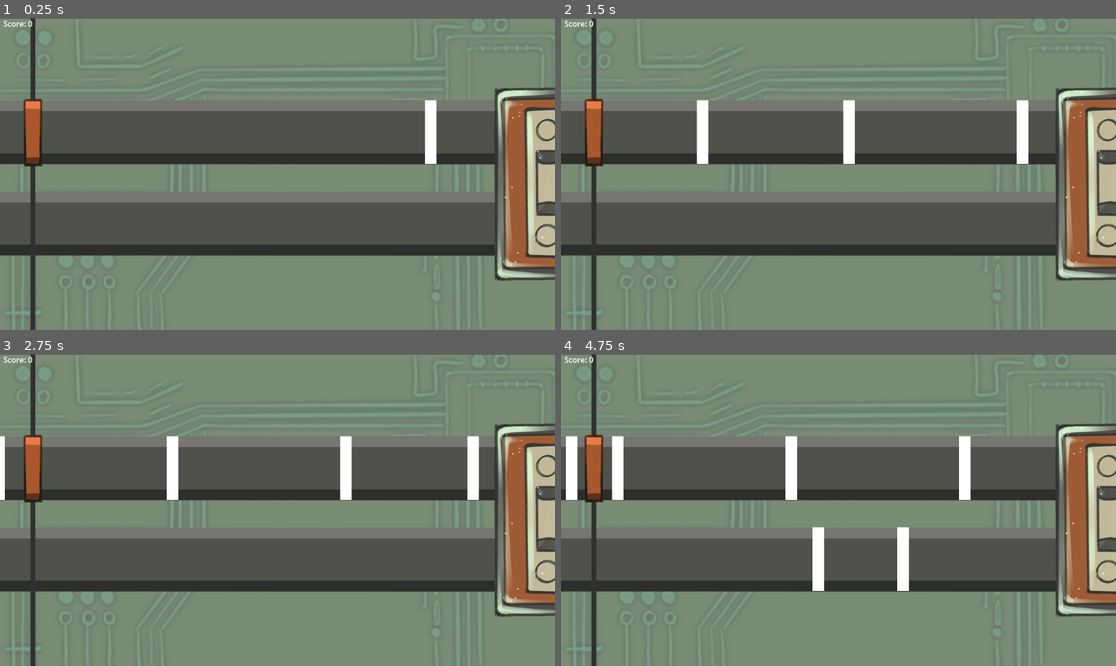
Above: before the commit, frames 1-4 (two rows, left to right).
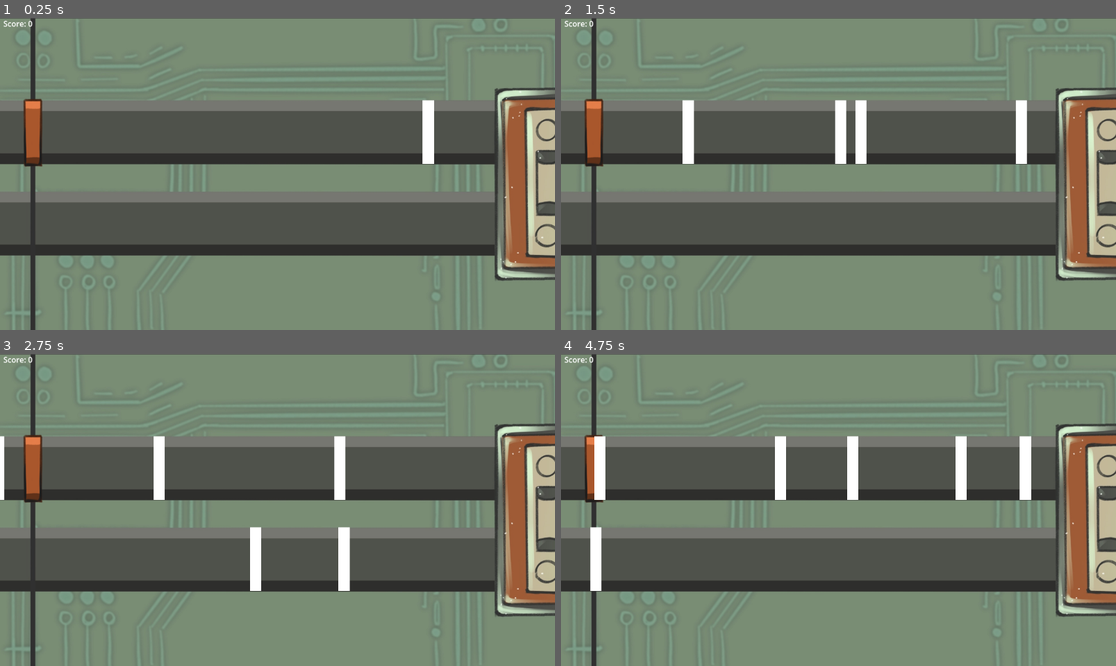
Above: after the commit, the same moments.

Repository: hernae6/Retrograde
Game: Godot game, scene res://scenes/RhythmLevel1.tscn
Two runs of this game, one before a commit and one after it. Both use one fixed random seed, a clock stepped at 60 frames per second and the inputs below.
Inputs:
- Up to frame 1 (0.25 s): no input
- Up to frame 2 (1.5 s): tap D (button_d) at 0.6, 1.35 s
- Up to frame 3 (2.75 s): tap D (button_d) at 2.1 s
- Up to frame 4 (4.75 s): tap D (button_d) at 2.85, 3.6, 4.35 s

The runs differ from the first frame. In frame 1, 0.2% of the frame differs, in the area x 76-79%, y 26-47%; in frame 2, 2.1%; in frame 3, 2.6%; in frame 4, 4.5%, in the area x 0-85%, y 26-76%.

Commit message:
Timing touchups, fixed desync as best as we could

Diff:
--- a/rhythm-game-project/objects/chartnote.gd
+++ b/rhythm-game-project/objects/chartnote.gd
@@ -1,6 +1,6 @@
 extends Sprite2D
 
-var note_speed = 8.0
+var note_speed = 500.0
 var init_x_pos = 438.0
 
 signal incr_score
@@ -18,7 +18,7 @@
 # Called every frame. 'delta' is the elapsed time since the previous frame.
 func _process(delta):
 #	# where Vector2 is basically a 2D point's coordinates
-	position += Vector2(-note_speed, 0)
+	position += Vector2(-note_speed * delta, 0)
 
 	if position.x < -700:
 		#print("FUUUUUUUUCKKKKKKKKKKKKKK")
@@ -28,7 +28,7 @@
 	#print(key_pressed + " got pressed!")
 
 	if bar_side == -1 && position.y < 1:
-		if position.x > -585.0 && position.x < -505.0:
+		if position.x > -585.0 && position.x < -480.0:
 			#print("Timestamp 2: " + str(Time.get_ticks_msec()))
 			print("achieved timing on side " + str(bar_side))
 			#incr_score.emit()
@@ -37,7 +37,7 @@
 			queue_free()
 
 	elif bar_side == 1 && position.y > 1:
-		if position.x > -585.0 && position.x < -505.0:
+		if position.x > -585.0 && position.x < -480.0:
 			print("achieved timing on side " + str(bar_side))
 			Signalbus.emit_signal("incr_score")
 			queue_free()
--- /dev/null
+++ b/rhythm-game-project/scenes/Game.gd
@@ -0,0 +1,11 @@
+extends Node
+
+
+# Called when the node enters the scene tree for the first time.
+func _ready():
+	pass # Replace with function body.
+
+
+# Called every frame. 'delta' is the elapsed time since the previous frame.
+func _process(delta):
+	pass
--- a/rhythm-game-project/scenes/RhythmLevel1.tscn
+++ b/rhythm-game-project/scenes/RhythmLevel1.tscn
@@ -1,5 +1,6 @@
-[gd_scene load_steps=9 format=3 uid="uid://bdu4w8m3ykaf1"]
+[gd_scene load_steps=10 format=3 uid="uid://bdu4w8m3ykaf1"]
 
+[ext_resource type="Script" uid="uid://d1w7vyybkw8qr" path="res://scenes/Game.gd" id="1_mnl21"]
 [ext_resource type="Script" uid="uid://c6sqyomugmxcu" path="res://scenes/rhythm_level_1.gd" id="1_o8rng"]
 [ext_resource type="PackedScene" uid="uid://byc2g46y7i0iu" path="res://objects/judgementbar.tscn" id="1_y1ygj"]
 [ext_resource type="Script" uid="uid://bkuudhvnr5xxt" path="res://objects/judgementbar.gd" id="2_p3qtt"]
@@ -9,35 +10,38 @@
 [ext_resource type="Script" uid="uid://dh6u5v2tvqeea" path="res://scenes/score_ui.gd" id="6_cvvgr"]
 [ext_resource type="AudioStream" uid="uid://dawhxdpbvmsvw" path="res://assets/You Should Know.wav" id="8_q3d5j"]
 
-[node name="RhythmLevel1" type="Node2D"]
+[node name="Game" type="Node"]
+script = ExtResource("1_mnl21")
+
+[node name="RhythmLevel1" type="Node2D" parent="."]
 script = ExtResource("1_o8rng")
 
-[node name="Sprite2D" type="Sprite2D" parent="."]
+[node name="Sprite2D" type="Sprite2D" parent="RhythmLevel1"]
 position = Vector2(-0.7500273, 1.2500234)
 scale = Vector2(0.6007812, 0.600463)
 texture = ExtResource("2_x01jv")
 
-[node name="Camera2D" type="Camera2D" parent="."]
+[node name="Camera2D" type="Camera2D" parent="RhythmLevel1"]
 
-[node name="judgementbar" parent="." instance=ExtResource("1_y1ygj")]
+[node name="judgementbar" parent="RhythmLevel1" instance=ExtResource("1_y1ygj")]
 position = Vector2(-545, -87)
 scale = Vector2(0.8, 0.8)
 script = ExtResource("2_p3qtt")
 key_name = "button_space"
 swap_key = "button_a"
 
-[node name="chartnote" parent="." instance=ExtResource("3_07tvl")]
+[node name="chartnote" parent="RhythmLevel1" instance=ExtResource("3_07tvl")]
 visible = false
 position = Vector2(438.00003, -86.74999)
 scale = Vector2(0.08582122, 9.392858)
 
-[node name="chartnote2" parent="." instance=ExtResource("3_07tvl")]
+[node name="chartnote2" parent="RhythmLevel1" instance=ExtResource("3_07tvl")]
 visible = false
 position = Vector2(438, 102)
 scale = Vector2(0.086, 9.393)
 
-[node name="ScoreUI" parent="." instance=ExtResource("5_65ukx")]
+[node name="ScoreUI" parent="RhythmLevel1" instance=ExtResource("5_65ukx")]
 script = ExtResource("6_cvvgr")
 
-[node name="AudioStreamPlayer" type="AudioStreamPlayer" parent="."]
+[node name="AudioStreamPlayer" type="AudioStreamPlayer" parent="RhythmLevel1"]
 stream = ExtResource("8_q3d5j")
--- /dev/null
+++ b/rhythm-game-project/scenes/parallel_timer.gd
@@ -0,0 +1,11 @@
+extends Node2D
+
+
+# Called when the node enters the scene tree for the first time.
+func _ready():
+	pass # Replace with function body.
+
+
+# Called every frame. 'delta' is the elapsed time since the previous frame.
+func _process(delta):
+	pass
--- a/rhythm-game-project/scenes/rhythm_level_1.gd
+++ b/rhythm-game-project/scenes/rhythm_level_1.gd
@@ -9,12 +9,15 @@
 	#Signalbus.connect("instantiate_note", _instantiate_new_note)
 	_begin_playblack()
 
+func _delay():
+	await get_tree().create_timer(1.866).timeout
+	get_node("AudioStreamPlayer").play()
+
 func _begin_playblack():
 	var temp_y_side = music1[0].x
 	_instantiate_new_note(temp_y_side)
 	#print("Timestamp 1: " + str(Time.get_ticks_msec()))
-	await get_tree().create_timer(1.951).timeout
-	get_node("AudioStreamPlayer").play()
+	_delay()
 	for i in range(music1.size() - 1):
 		await get_tree().create_timer(_difference_play(i)).timeout
 		temp_y_side = music1[i].x
Not shown, added: rhythm-game-project/scenes/Game.gd.uid
Not shown, added: rhythm-game-project/scenes/parallel_timer.gd.uid
